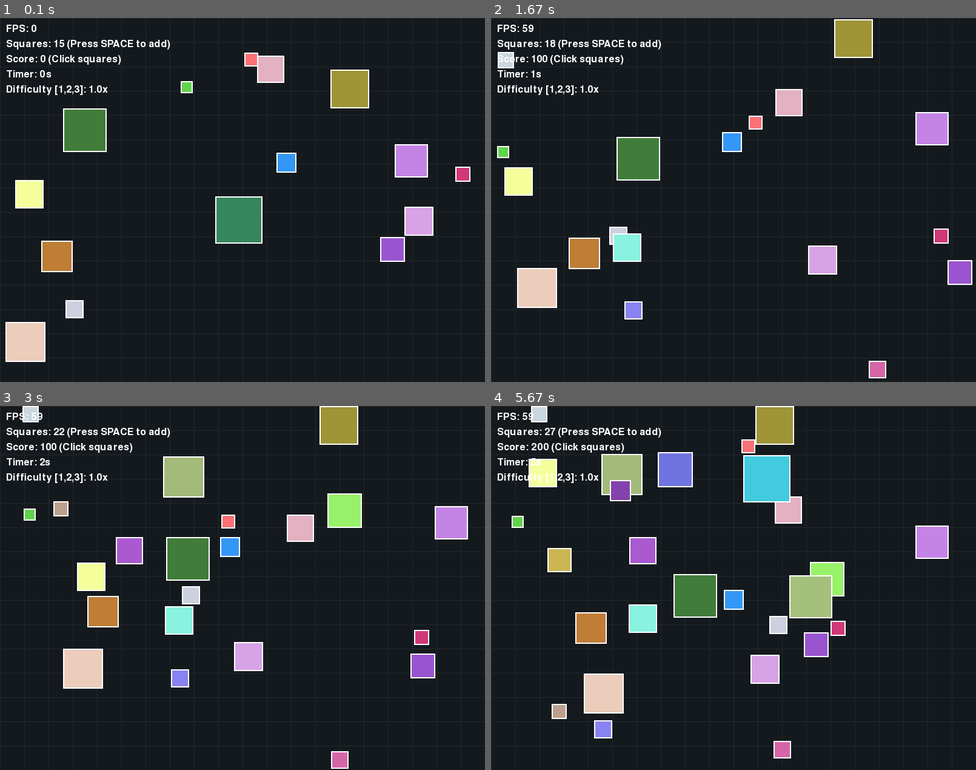
Above: before the commit, frames 1-4 (two rows, left to right).
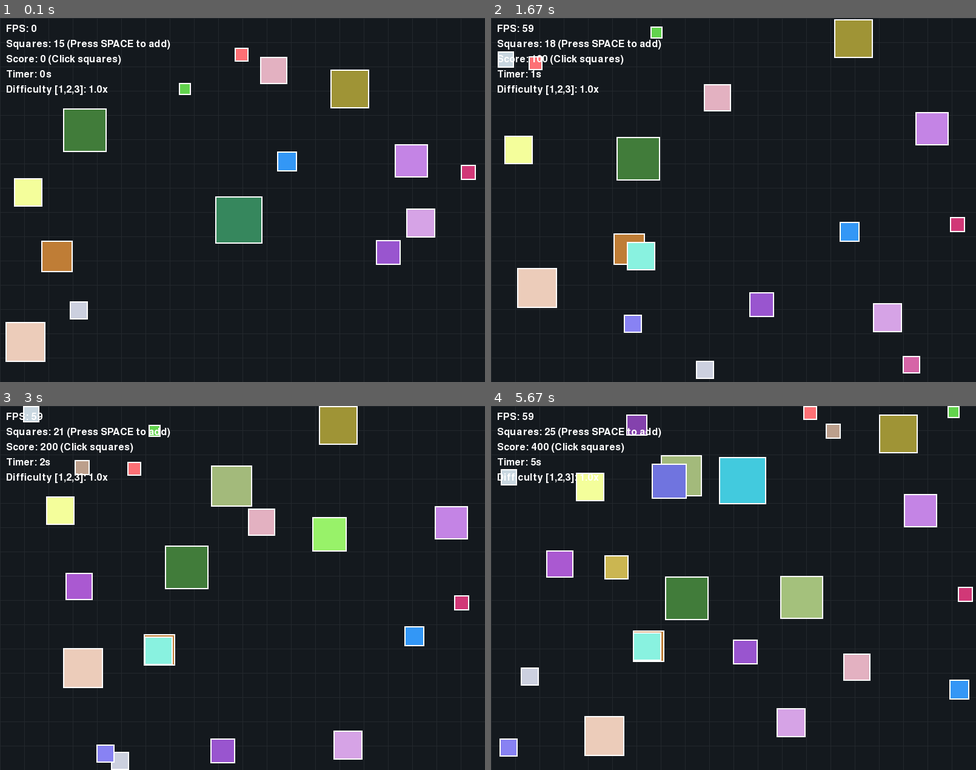
Above: after the commit, the same moments.

Repository: sameerahmed772/lab8-pygame
Game: pygame game, started from main.py
Same seed, same stepped clock (60 frames per second), same inputs: the game is played once before the commit and once after it.
Inputs (mouse positions are in pixels of both pictures, inside the frame that each line leads up to):
- Up to frame 1 (0.1 s): no input
- Up to frame 2 (1.67 s): click (733, 200) at 0.38 s; tap Space at 0.67, 1.07, 1.37, 1.57 s
- Up to frame 3 (3 s): tap Space at 1.9, 2.2, 2.4, 2.7 s; click (426, 726) at 2.95 s
- Up to frame 4 (5.67 s): click (830, 558) at 3.28 s; tap Space at 3.63, 3.97, 4.27, 4.73, 5.13, 5.43 s; click (835, 522) at 4.38 s

The runs differ from the first frame. In frame 1, 1.4% of the frame differs, in the area x 2-99%, y 8-83%; in frame 2, 6.6%; in frame 3, 12%; in frame 4, 18%, in the area x 1-100%, y 0-97%.

Commit message:
{message}

Diff:
--- a/main.py
+++ b/main.py
@@ -22,6 +22,10 @@
 FRICTION: float = 0.995
 ACCELERATION_RANGE: Tuple[float, float] = (-0.1, 0.1)
 DEFAULT_COLOR_RANGE: Tuple[int, int] = (50, 255)
+
+# Fleeing Constants
+FLEE_RADIUS: float = 150.0
+FLEE_FORCE: float = 0.8
 
 # Rendering constants
 BG_COLOR: Tuple[int, int, int] = (30, 30, 30)
@@ -177,7 +181,7 @@
 
 def update_squares(squares: List[Square], game_state: Dict[str, Any]) -> None:
     """
-    Update square positions, enforce size-based max speeds, and handle collisions.
+    Update square positions, enforce size-based max speeds, handle fleeing, and handle collisions.
     """
     if game_state["paused"]:
         return
@@ -185,17 +189,56 @@
     diff_multiplier = game_state["difficulty"]
 
     for square in squares:
-        # 1. Apply constant acceleration (a slight random drift)
+        # 1. Base Random Acceleration (Keeps the trajectory erratic/random)
         accel_x = random.uniform(*ACCELERATION_RANGE) * diff_multiplier
         accel_y = random.uniform(*ACCELERATION_RANGE) * diff_multiplier
-        square["vel"][0] += accel_x
-        square["vel"][1] += accel_y
-
-        # 2. Apply friction
+
+        # 2. Calculate Fleeing Acceleration
+        flee_accel_x = 0.0
+        flee_accel_y = 0.0
+
+        # Calculate the true center of the current square
+        sq1_center_x = square["pos"][0] + (square["size"] / 2.0)
+        sq1_center_y = square["pos"][1] + (square["size"] / 2.0)
+
+        for other in squares:
+            # Don't compare a square to itself, and only flee if the other is strictly larger
+            if square is not other and other["size"] > square["size"]:
+
+                # Calculate the true center of the predator square
+                sq2_center_x = other["pos"][0] + (other["size"] / 2.0)
+                sq2_center_y = other["pos"][1] + (other["size"] / 2.0)
+
+                # Vector from predator center TO prey center (points away from predator)
+                dx = sq1_center_x - sq2_center_x
+                dy = sq1_center_y - sq2_center_y
+                distance = math.hypot(dx, dy)
+
+                # ZERO-DISTANCE PROTECTION
+                # If they are perfectly overlapping, force a tiny random offset
+                if distance == 0:
+                    dx = random.uniform(-0.1, 0.1)
+                    dy = random.uniform(-0.1, 0.1)
+                    distance = math.hypot(dx, dy)
+
+                # Only flee if within the perception radius
+                if distance < FLEE_RADIUS:
+                    # Weight the force: Stronger when closer, weaker when near the edge of the radius
+                    repulsion_intensity = (FLEE_RADIUS - distance) / FLEE_RADIUS
+
+                    # Normalize the vector (divide by distance) and scale by force and intensity
+                    flee_accel_x += (dx / distance) * FLEE_FORCE * repulsion_intensity
+                    flee_accel_y += (dy / distance) * FLEE_FORCE * repulsion_intensity
+
+        # 3. Apply Total Acceleration (Randomness + Fleeing) to Velocity
+        square["vel"][0] += accel_x + flee_accel_x
+        square["vel"][1] += accel_y + flee_accel_y
+
+        # 4. Apply friction
         square["vel"][0] *= FRICTION
         square["vel"][1] *= FRICTION
 
-        # 3. CAP MAX SPEED BASED ON SIZE
+        # 5. CAP MAX SPEED BASED ON SIZE
         max_speed = (SPEED_BASE_CONSTANT / square["size"]) * diff_multiplier
         current_speed = math.hypot(square["vel"][0], square["vel"][1])
 
@@ -205,7 +248,7 @@
             square["vel"][0] *= scale
             square["vel"][1] *= scale
 
-        # 4. Move square using float positions for accuracy
+        # 6. Move square using float positions for accuracy
         square["pos"][0] += square["vel"][0]
         square["pos"][1] += square["vel"][1]
 
@@ -213,7 +256,7 @@
         square["rect"].x = int(square["pos"][0])
         square["rect"].y = int(square["pos"][1])
 
-        # 5. Bounce off walls
+        # 7. Bounce off walls
         if square["rect"].left <= 0:
             square["rect"].left = 0
             bounce_off_wall(square, "x", -1)
@@ -228,7 +271,7 @@
             square["rect"].bottom = HEIGHT
             bounce_off_wall(square, "y", 1)
 
-    # 6. Collision detection between squares
+    # 8. Collision detection between squares
     for i in range(len(squares)):
         for j in range(i + 1, len(squares)):
             if squares[i]["rect"].colliderect(squares[j]["rect"]):
Binary file removed: Copilot Request.png
Not shown, changed: README.md
